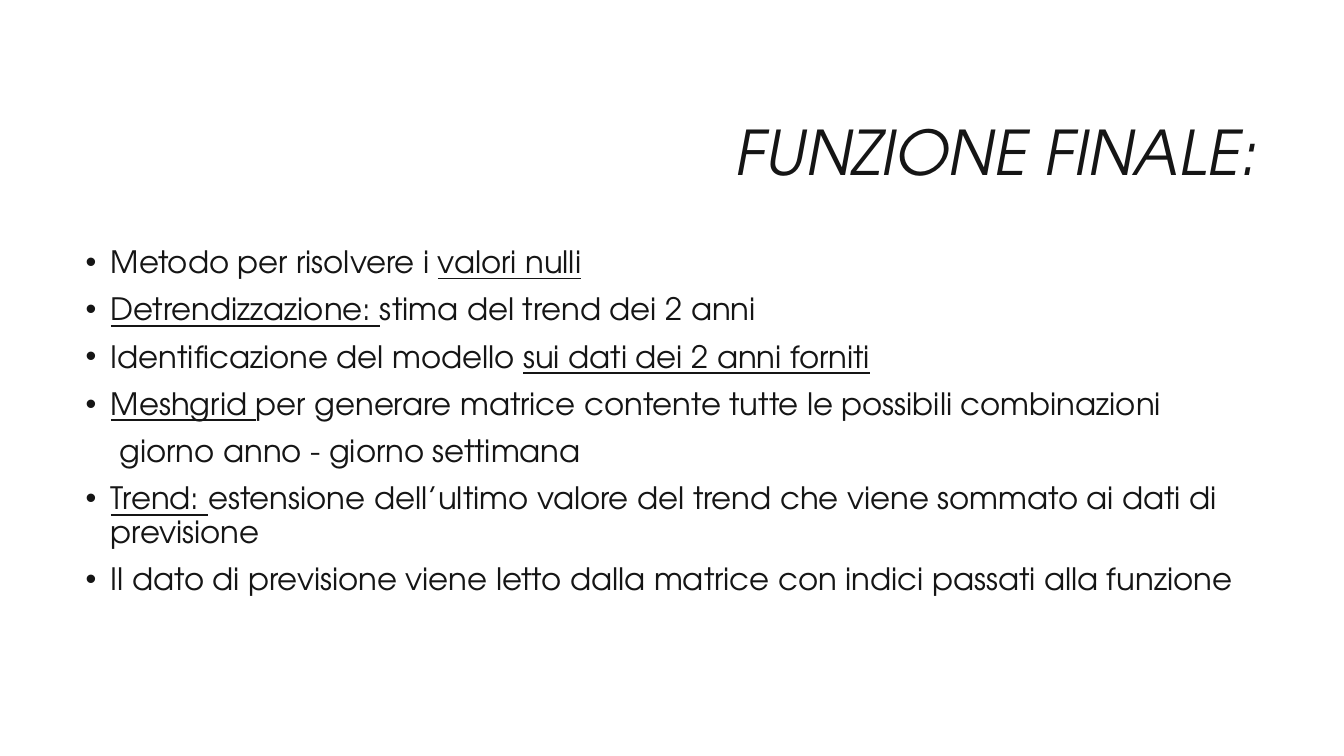
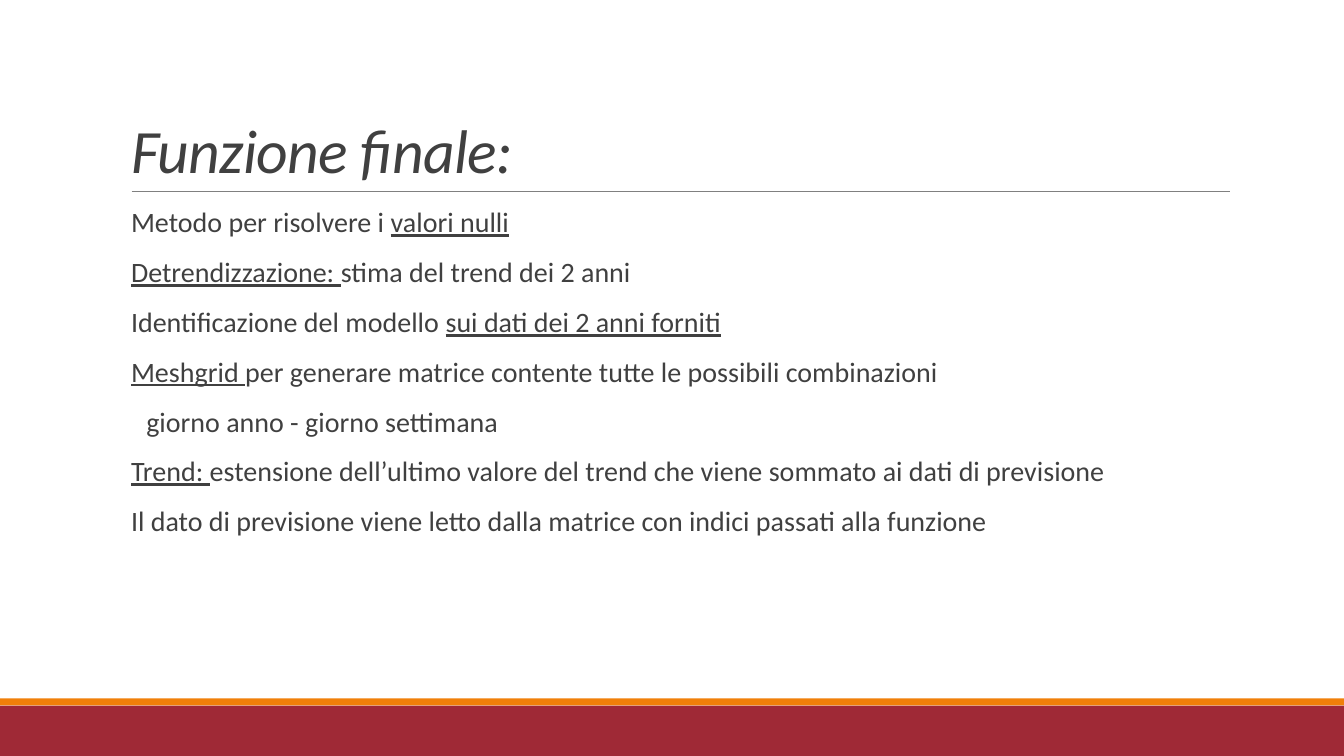
Before and after one commit to r1cky0/Italian-energy-consumption-prediction, a slide deck: slide 19 of presentazione_imad.pptx. Drawn at 1344x756 pixels with LibreOffice and Linux fonts; fonts in the diff are those of the drawing; background and template pictures are left out. Boxes give left, top, right and bottom in pixels: in the first picture for what was removed or moved away, otherwise in the second. Text is boxed around its words. In the diff, an @@ line names an element or a change of style, - is before the commit and + after.

```diff
--- a/presentazione_imad.pptx
+++ b/presentazione_imad.pptx
@@ title "Funzione finale:" at <box>131,130,513,181</box>: vertical alignment middle to bottom @@
@@ title at <box>131,130,513,181</box>: text changed; font TeX Gyre Adventor to Calibri; text colour #151515 to #404040 @@
-FUNZIONE FINALE:
+Funzione finale:
@@ text "Metodo per risolvere i valori ...": place and size @@
-text "Metodo per risolvere i valori ..." at <box>111,250,1232,596</box>
+text "Metodo per risolvere i valori ..." at <box>131,212,1104,536</box>
@@ text "Metodo per risolvere i valori ..." at <box>131,212,1104,536</box>: size 22 to 20 pt, font TeX Gyre Adventor to Calibri, text colour #151515 to #404040; bullet • to  ; more space between paragraphs @@
@@ line added from (132, 192) to (1231, 192), #808080 0.5 pt @@
@@ rectangle added at <box>0,706,1344,756</box>, fill #9F2936 @@
@@ rectangle added at <box>0,699,1344,706</box>, fill #F07F09 @@
```
Also in this commit, not shown: 17 other slides changed, 1 slide added, 1 slide removed, 1 other file.
